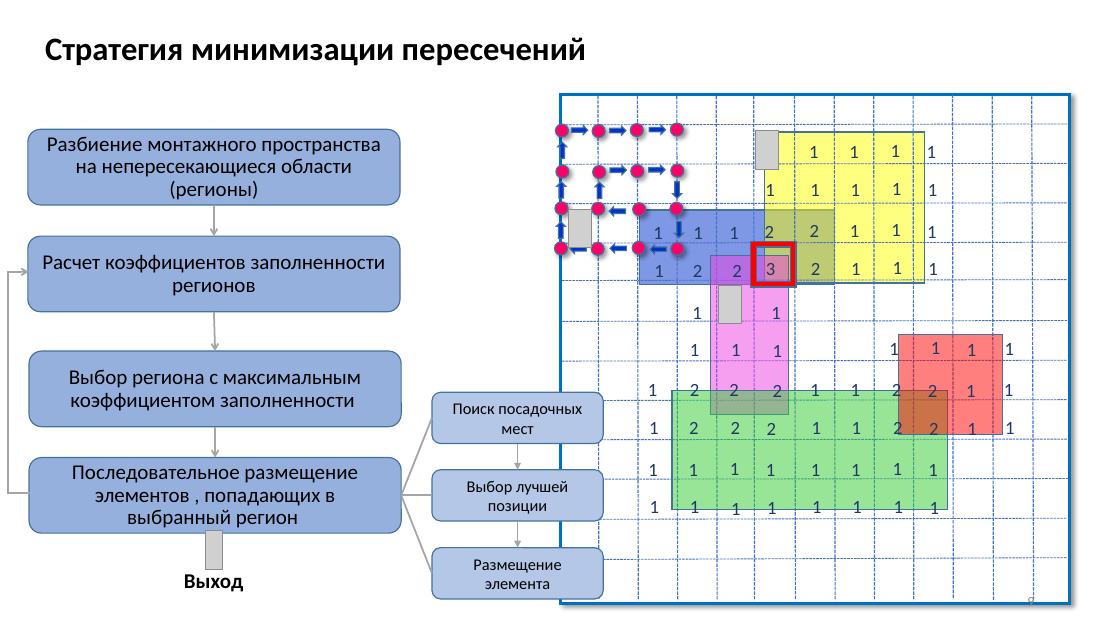
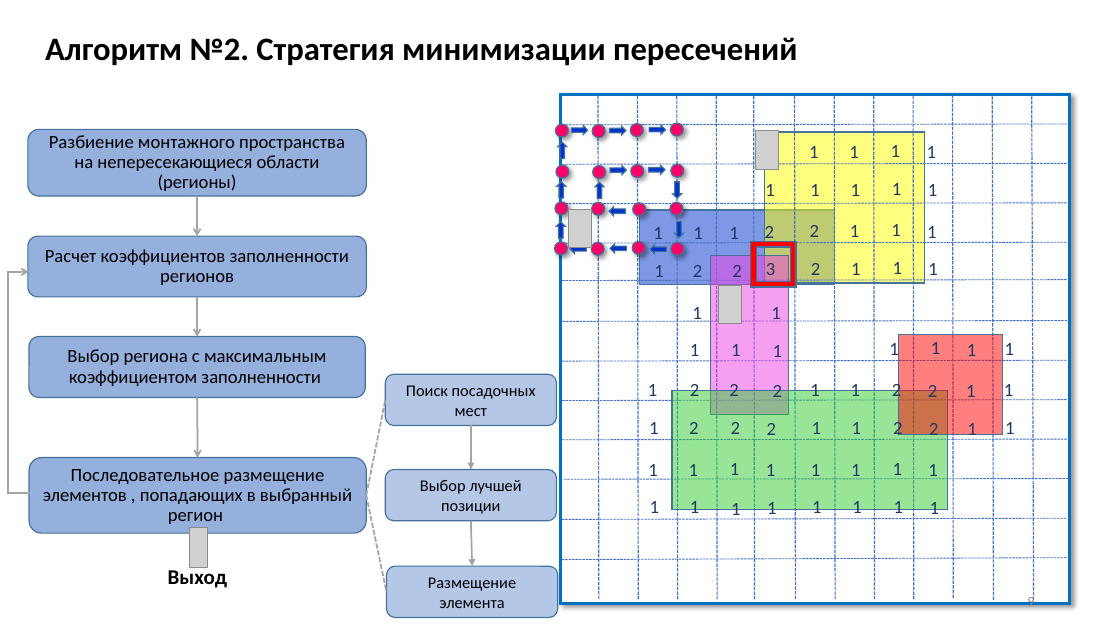
Before and after one commit to SergeyRyzhov/EP, a slide deck: slide 9 of documents/Презентация.pptx. Drawn at 1120x630 pixels with LibreOffice and Linux fonts; fonts in the diff are those of the drawing; grey boxes stand for pictures. Boxes give left, top, right and bottom in pixels: in the first picture for what was removed or moved away, otherwise in the second. Text is boxed around its words. In the diff, an @@ line names an element or a change of style, - is before the commit and + after.

```diff
--- a/documents/Презентация.pptx
+++ b/documents/Презентация.pptx
@@ title at <box>45,37,797,66</box>: text changed @@
-    Стратегия минимизации пересечений
+    Алгоритм №2. Стратегия минимизации пересечений
@@ rounded rectangle "Разбиение монтажного пространства на непересекающиеся ...": place and size @@
-rounded rectangle "Разбиение монтажного пространства на непересекающиеся ..." at <box>28,129,400,205</box>
+rounded rectangle "Разбиение монтажного пространства на непересекающиеся ..." at <box>28,129,366,196</box>
@@ arrow moved from (214, 205) - (214, 236) to (197, 196) - (197, 236) @@
@@ rounded rectangle "Расчет коэффициентов заполненности регионов": place and size @@
-rounded rectangle "Расчет коэффициентов заполненности регионов" at <box>28,236,400,312</box>
+rounded rectangle "Расчет коэффициентов заполненности регионов" at <box>28,236,366,297</box>
@@ arrow moved from (214, 312) - (215, 351) to (197, 297) - (197, 337) @@
@@ size 18 to 16 pt in 4 elements at <box>29,458,366,534</box>, <box>28,129,366,196</box>, <box>28,236,366,297</box>, <box>29,337,365,397</box> @@
@@ rounded rectangle "Выбор региона с максимальным коэффициентом ...": place and size @@
-rounded rectangle "Выбор региона с максимальным коэффициентом ..." at <box>29,351,402,427</box>
+rounded rectangle "Выбор региона с максимальным коэффициентом ..." at <box>29,337,365,397</box>
@@ rounded rectangle "Поиск посадочных мест": place and size @@
-rounded rectangle "Поиск посадочных мест" at <box>432,392,603,444</box>
+rounded rectangle "Поиск посадочных мест" at <box>386,375,557,426</box>
@@ arrow moved from (215, 427) - (215, 458) to (197, 397) - (197, 458) @@
@@ line moved from (402, 496) - (432, 418) to (366, 496) - (386, 400) @@
@@ line (366, 496) - (386, 400): stroke #A5A5A5 1.5 pt to #A5A5A5 1.5 pt dashed @@
@@ arrow moved from (518, 444) - (518, 470) to (471, 426) - (471, 470) @@
@@ rounded rectangle "Последовательное размещение элементов , попадающих ...": place and size @@
-rounded rectangle "Последовательное размещение элементов , попадающих ..." at <box>29,458,402,534</box>
+rounded rectangle "Последовательное размещение элементов , попадающих ..." at <box>29,458,366,534</box>
@@ rounded rectangle "Выбор лучшей позиции": place and size @@
-rounded rectangle "Выбор лучшей позиции" at <box>432,470,603,521</box>
+rounded rectangle "Выбор лучшей позиции" at <box>386,470,557,521</box>
@@ line moved from (402, 496) - (432, 574) to (366, 496) - (386, 592) @@
@@ line (366, 496) - (386, 592): stroke #A5A5A5 1.5 pt to #A5A5A5 1.5 pt dashed @@
@@ line removed from (402, 496) to (432, 496) @@
@@ picture: place and size @@
-picture at <box>205,530,223,570</box>
+picture at <box>190,528,208,567</box>
@@ arrow moved from (518, 521) - (518, 548) to (471, 521) - (472, 566) @@
@@ text "Выход": place and size @@
-text "Выход" at <box>184,574,243,592</box>
+text "Выход" at <box>168,567,227,588</box>
@@ rounded rectangle "Размещение элемента": place and size @@
-rounded rectangle "Размещение элемента" at <box>432,548,603,599</box>
+rounded rectangle "Размещение элемента" at <box>386,566,558,618</box>
```
Also in this commit, not shown: 7 other slides changed, 6 slides added, 2 slides removed, 1 other file.
